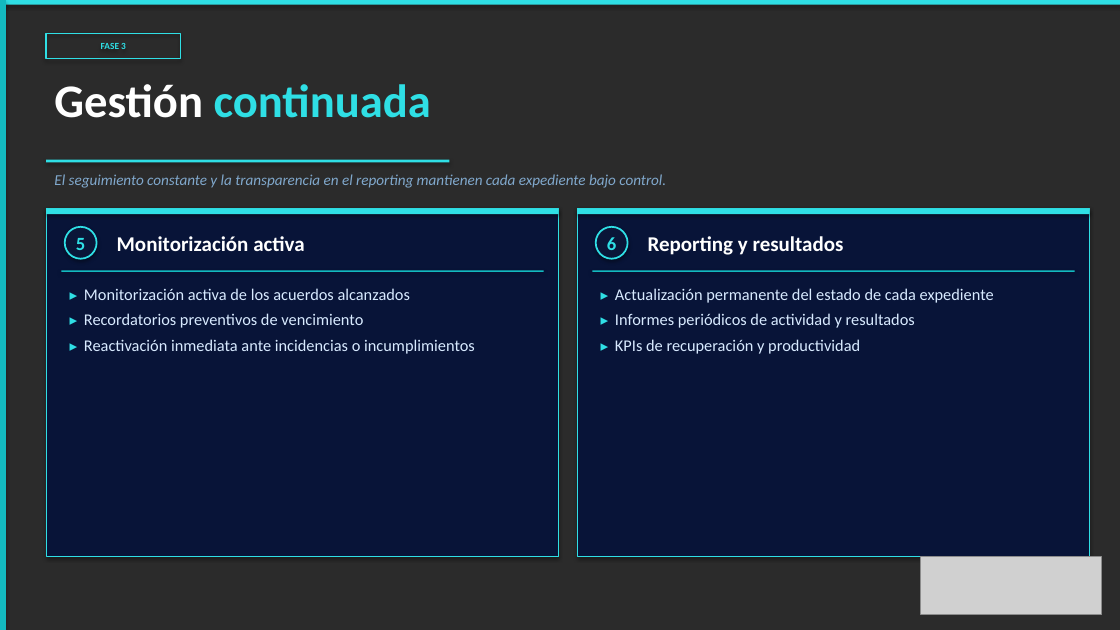
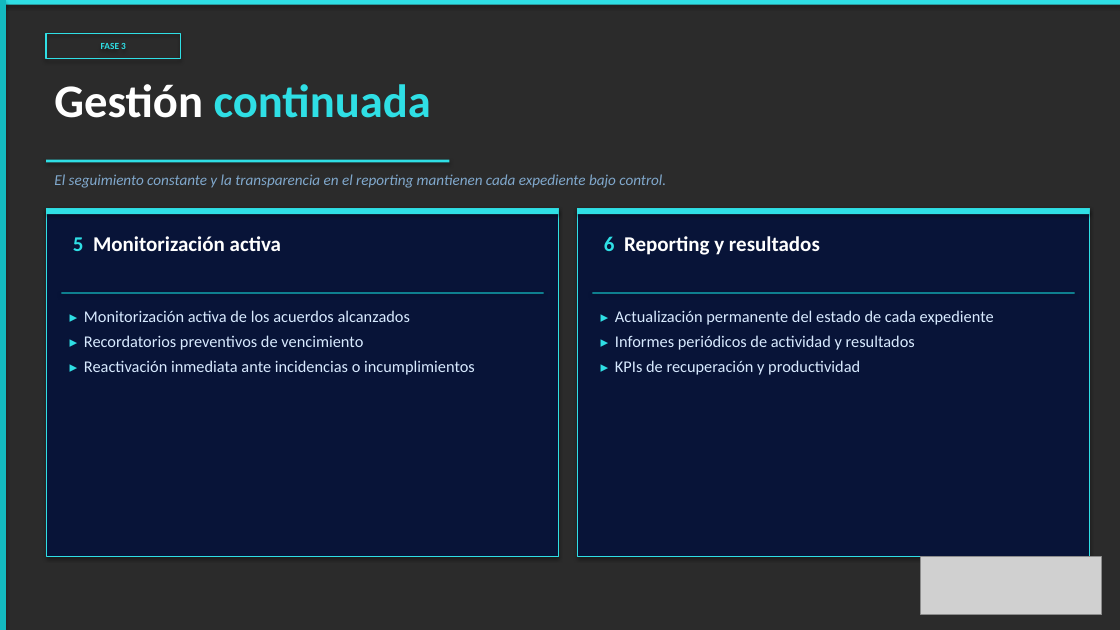
Before and after one commit to alejandroas010/alepixel-web, a slide deck: slide 4 of sendacredit_propuesta.pptx. Drawn at 1120x630 pixels with LibreOffice and Linux fonts; fonts in the diff are those of the drawing; grey boxes stand for pictures; background and template pictures are left out; a plain dark background stands for a picture behind light text. Boxes give left, top, right and bottom in pixels: in the first picture for what was removed or moved away, otherwise in the second. Text is boxed around its words. In the diff, an @@ line names an element or a change of style, - is before the commit and + after.

```diff
--- a/sendacredit_propuesta.pptx
+++ b/sendacredit_propuesta.pptx
@@ ellipse removed at (x1=65, y1=227, x2=97, y2=259) @@
-5
@@ text at (x1=73, y1=236, x2=281, y2=251): text changed @@
-Monitorización activa
+5 Monitorización activa
@@ ellipse removed at (x1=596, y1=227, x2=628, y2=259) @@
-6
@@ text at (x1=604, y1=236, x2=820, y2=255): text changed @@
-Reporting y resultados
+6 Reporting y resultados
@@ rectangle moved from (x1=61, y1=271, x2=544, y2=272) to (x1=61, y1=292, x2=544, y2=294) @@
@@ rectangle moved from (x1=592, y1=271, x2=1075, y2=272) to (x1=592, y1=292, x2=1075, y2=294) @@
@@ text "▸ Monitorización activa de los ..." moved from (x1=84, y1=288, x2=475, y2=354) to (x1=84, y1=310, x2=475, y2=375) @@
@@ text "▸ Actualización permanente del estado ..." moved from (x1=615, y1=288, x2=994, y2=354) to (x1=615, y1=310, x2=994, y2=375) @@
```
Also in this commit, not shown: 4 other slides changed.
